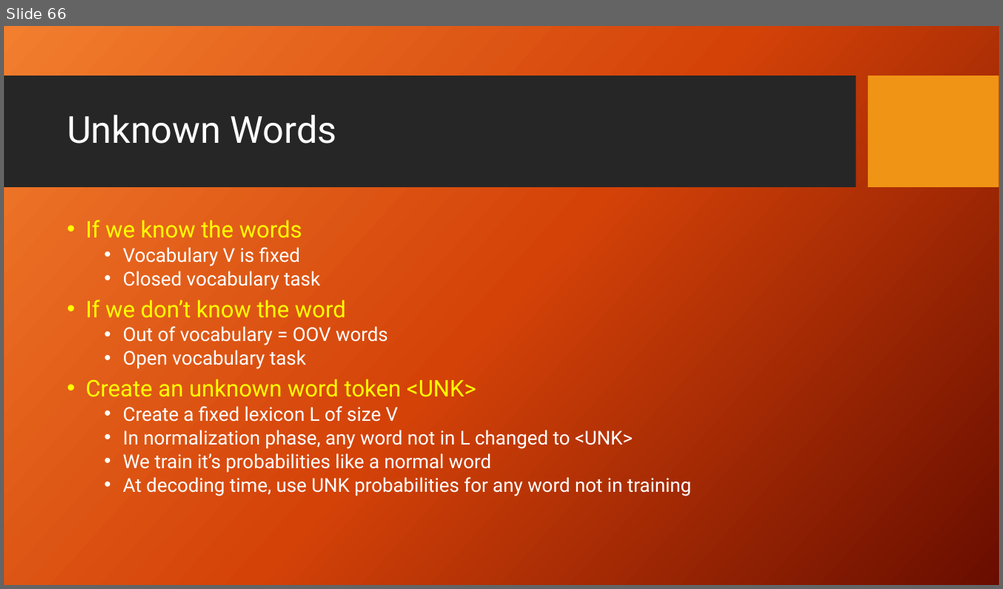
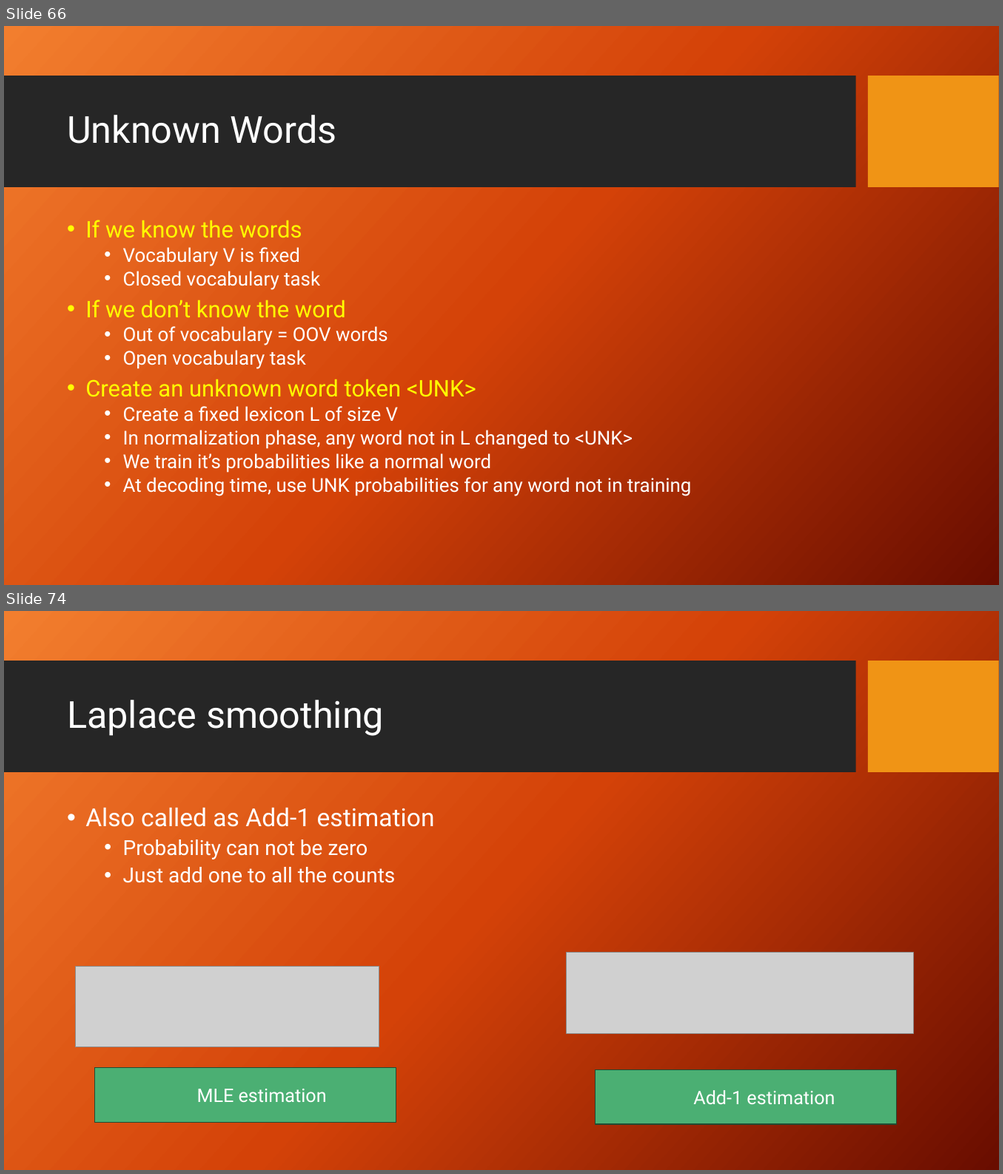
Before and after one commit to FaisalAhmedBijoy/Natural-Language-Processing-with-Python, a slide deck: docs/NLP_bangla_tutorial.pptx. Shown one above the other, each under a label of ours: slide 66 before the commit, slides 66 and 74 after it; the slides between them are not shown. The pictures are 1003x589 and 1003x1174 pixels, drawn with LibreOffice and Linux fonts; fonts in the diff are those of the drawing; grey boxes stand for pictures; background and template pictures are left out. Boxes give left, top, right and bottom in pixels: in the first picture for what was removed or moved away, otherwise in the second. Text is boxed around its words. In the diff, an @@ line names an element or a change of style, - is before the commit and + after.

Commit message:
add smoothing add 1

```diff
--- a/docs/NLP_bangla_tutorial.pptx
+++ b/docs/NLP_bangla_tutorial.pptx
@@ slide 74 added at [4, 611, 999, 1170], background picture (left out); not listed: 2 template elements that a slide beside it also shows @@
@@ title added at [67, 700, 384, 736], 36 pt, text #FFFFFF @@
+Laplace smoothing
@@ text added at [85, 807, 435, 883], 20 pt, text #FFFFFF @@
+• Also called as Add-1 estimation
+  • Probability can not be zero
+  • Just add one to all the counts
@@ picture added at [566, 953, 913, 1034] @@
@@ picture added at [75, 966, 378, 1048] @@
@@ rectangle added at [95, 1068, 396, 1123], fill #4BAF73, outline #214D32 1 pt, 18 pt, text #FFFFFF @@
+  MLE estimation
@@ rectangle added at [595, 1070, 896, 1125], fill #4BAF73, outline #214D32 1 pt, 18 pt, text #FFFFFF @@
+  Add-1 estimation
```
Also in this commit, not shown: 7 other slides added.
